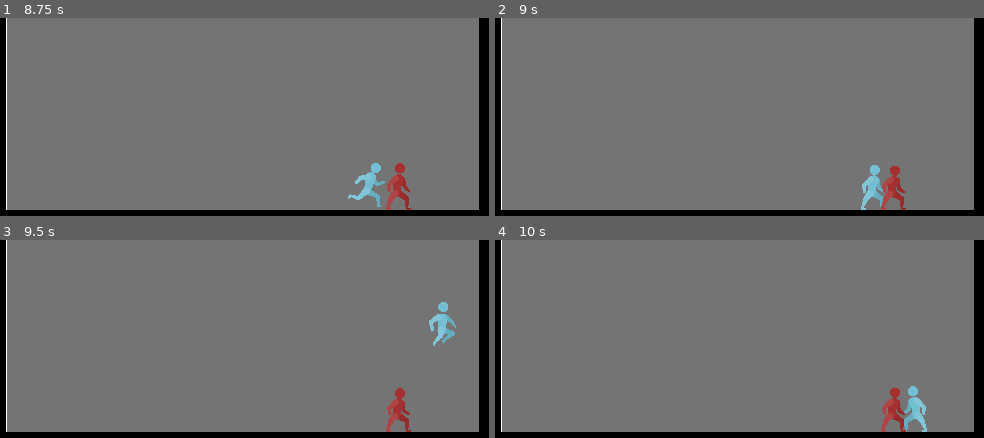
Above: before the commit, frames 1-4 (two rows, left to right).
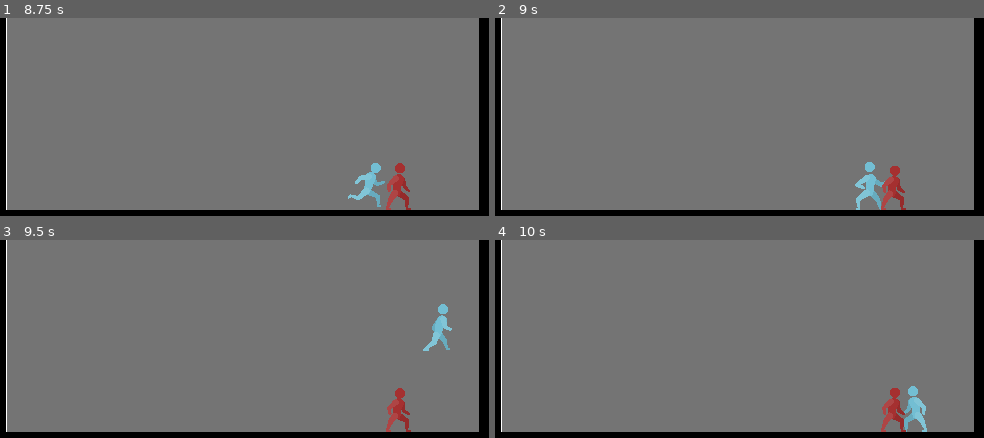
Above: after the commit, the same moments.

Repository: Paraldos/stickfigure
Game: Godot game, scene res://world.tscn
Two runs of this game, one before a commit and one after it. Both use one fixed random seed, a clock stepped at 60 frames per second and the inputs below.
Inputs (mouse positions are in pixels of both pictures, inside the frame that each line leads up to):
- Up to frame 1 (8.75 s): move the mouse to (415, 164) at 0.52 s; hold D (right) 0.53-2.03 s; click (415, 164) at 0.6 s; tap Space (jump) at 0.77, 1.52, 3.02, 3.77, 4.52, 6.02, 6.77, 7.52 s; move the mouse to (171, 196) at 1.27 s; click (171, 196) at 1.35 s; move the mouse to (342, 109) at 2.02 s; hold A (left) 2.03-2.78 s; click (342, 109) at 2.1 s; move the mouse to (outside the picture) at 2.77 s; hold D (right) 2.78-4.28 s; click (outside the picture) at 2.85 s; move the mouse to (outside the picture) at 3.52 s; click (outside the picture) at 3.6 s; move the mouse to (112, 130) at 4.27 s; hold A (left) 4.28-5.03 s; click (112, 130) at 4.35 s; move the mouse to (317, 180) at 5.02 s; hold D (right) 5.03-5.78 s; click (317, 180) at 5.1 s; move the mouse to (200, 99) at 5.77 s; hold A (left) 5.78-7.28 s; click (200, 99) at 5.85 s; move the mouse to (415, 164) at 6.52 s; click (415, 164) at 6.6 s; move the mouse to (171, 196) at 7.27 s; hold D (right) from 7.28 s (still down); click (171, 196) at 7.35 s; move the mouse to (342, 109) at 8.02 s; click (342, 109) at 8.1 s
- Up to frame 2 (9 s): keep holding D (right); move the mouse to (outside the picture) at 8.77 s; click (outside the picture) at 8.85 s
- Up to frame 3 (9.5 s): keep holding D (right); tap Space (jump) at 9.02 s
- Up to frame 4 (10 s): move the mouse to (outside the picture) at 9.52 s; release D (right) at 9.53 s; hold A (left) from 9.53 s (still down); click (outside the picture) at 9.6 s; tap Space (jump) at 9.77 s

Frame 1 is identical in both runs. In frame 2, 0.5% of the frame differs, in the area x 73-80%, y 72-97%; in frame 3, 0.5%; in frame 4, nothing differs.

Commit message:
experimenting with 3d

Diff:
--- a/project.godot
+++ b/project.godot
@@ -39,6 +39,11 @@
 "events": [Object(InputEventKey,"resource_local_to_scene":false,"resource_name":"","device":-1,"window_id":0,"alt_press …(191 unchanged characters)…
 ]
 }
+attack={
+"deadzone": 0.2,
+"events": [Object(InputEventMouseButton,"resource_local_to_scene":false,"resource_name":"","device":-1,"window_id":0,"alt_pressed":false,"shift_pressed":false,"ctrl_pressed":false,"meta_pressed":false,"button_mask":0,"position":Vector2(0, 0),"global_position":Vector2(0, 0),"factor":1.0,"button_index":1,"canceled":false,"pressed":false,"double_click":false,"script":null)
+]
+}
 
 [rendering]
 
--- a/stickman/player/player.gd
+++ b/stickman/player/player.gd
@@ -3,6 +3,11 @@
 func _physics_process(delta):
 	_move(delta)
 	super(delta)
+	_attack()
+
+func _attack():
+	if Input.is_action_just_pressed("attack") and is_on_floor() and velocity.x == 0:
+		state_machine.travel('punch')
 
 func _move(delta):
 	velocity.y += gravity * delta
--- a/stickman/stickman.tscn
+++ b/stickman/stickman.tscn
@@ -252,7 +252,8 @@
 
 [sub_resource type="Animation" id="Animation_qlvw8"]
 resource_name = "punch"
-length = 1.2
+length = 0.7
+step = 0.05
 tracks/0/type = "value"
 tracks/0/imported = false
 tracks/0/enabled = true
@@ -260,7 +261,7 @@
 tracks/0/interp = 1
 tracks/0/loop_wrap = true
 tracks/0/keys = {
-"times": PackedFloat32Array(0, 0.2, 0.4, 0.5, 0.70000005, 0.9, 1.1, 1.2),
+"times": PackedFloat32Array(0, 0.1, 0.23333333, 0.3, 0.40000004, 0.5, 0.6, 0.7),
 "transitions": PackedFloat32Array(1, 1, 1, 1, 1, 1, 1, 1),
 "update": 0,
 "values": [PackedVector2Array(-17, 30, -15, 30, -13, 21, -4, 15), PackedVector2Array(-17, 30, -15, 30, -16, 21, -7, 14) …(332 unchanged characters)…
@@ -272,7 +273,7 @@
 tracks/1/interp = 1
 tracks/1/loop_wrap = true
 tracks/1/keys = {
-"times": PackedFloat32Array(0, 0.2, 0.4, 0.5, 0.7, 0.9, 1.1, 1.2),
+"times": PackedFloat32Array(0, 0.1, 0.23333333, 0.3, 0.39999992, 0.5, 0.6, 0.7),
 "transitions": PackedFloat32Array(1, 1, 1, 1, 1, 1, 1, 1),
 "update": 0,
 "values": [PackedVector2Array(8, 30, 7, 30, 5, 20, 0, 15), PackedVector2Array(9, 30, 7, 30, 4, 21, -1, 15), PackedVecto …(284 unchanged characters)…
@@ -284,7 +285,7 @@
 tracks/2/interp = 1
 tracks/2/loop_wrap = true
 tracks/2/keys = {
-"times": PackedFloat32Array(0, 0.2, 0.4, 0.5, 0.7, 0.9, 1.1, 1.2),
+"times": PackedFloat32Array(0, 0.1, 0.23333333, 0.3, 0.39999992, 0.5, 0.6, 0.7),
 "transitions": PackedFloat32Array(1, 1, 1, 1, 1, 1, 1, 1),
 "update": 0,
 "values": [PackedVector2Array(11, 1, 5, 10, 3, 2), PackedVector2Array(17, 0, 8, 6, -1, 1), PackedVector2Array(17, 0, 8, …(213 unchanged characters)…
@@ -296,7 +297,7 @@
 tracks/3/interp = 1
 tracks/3/loop_wrap = true
 tracks/3/keys = {
-"times": PackedFloat32Array(0, 0.2, 0.4, 0.5, 0.7, 0.9, 1.1, 1.2),
+"times": PackedFloat32Array(0, 0.1, 0.23333333, 0.3, 0.39999992, 0.5, 0.6, 0.7),
 "transitions": PackedFloat32Array(1, 1, 1, 1, 1, 1, 1, 1),
 "update": 0,
 "values": [PackedVector2Array(-9, 11, -12, 5, -3, -1), PackedVector2Array(-10, 9, -17, 6, -7, -1), PackedVector2Array(- …(231 unchanged characters)…
@@ -308,7 +309,7 @@
 tracks/4/interp = 1
 tracks/4/loop_wrap = true
 tracks/4/keys = {
-"times": PackedFloat32Array(0, 0.2, 0.4, 0.5, 0.7, 0.9, 1.1, 1.2),
+"times": PackedFloat32Array(0, 0.1, 0.23333333, 0.3, 0.39999992, 0.5, 0.6, 0.7),
 "transitions": PackedFloat32Array(1, 1, 1, 1, 1, 1, 1, 1),
 "update": 0,
 "values": [PackedVector2Array(0, 0, -2, 7, -2, 14), PackedVector2Array(-3, 0, -4, 7, -4, 14), PackedVector2Array(-3, 0, …(218 unchanged characters)…
@@ -320,7 +321,7 @@
 tracks/5/interp = 1
 tracks/5/loop_wrap = true
 tracks/5/keys = {
-"times": PackedFloat32Array(0, 0.2, 0.4, 0.5, 0.7, 0.9, 1.1, 1.2),
+"times": PackedFloat32Array(0, 0.1, 0.23333333, 0.3, 0.39999992, 0.5, 0.6, 0.7),
 "transitions": PackedFloat32Array(1, 1, 1, 1, 1, 1, 1, 1),
 "update": 0,
 "values": [Vector2(0, -3), Vector2(-5, -3), Vector2(-5, -3), Vector2(21, 4), Vector2(22, 8), Vector2(17, 4), Vector2(0, -1), Vector2(0, -3)]
@@ -497,6 +498,9 @@
 [sub_resource type="AnimationNodeAnimation" id="AnimationNodeAnimation_iu0mg"]
 animation = &"idle"
 
+[sub_resource type="AnimationNodeAnimation" id="AnimationNodeAnimation_eayeq"]
+animation = &"punch"
+
 [sub_resource type="AnimationNodeAnimation" id="AnimationNodeAnimation_ib2ok"]
 animation = &"run"
 
@@ -520,18 +524,27 @@
 
 [sub_resource type="AnimationNodeStateMachineTransition" id="AnimationNodeStateMachineTransition_kgv80"]
 
+[sub_resource type="AnimationNodeStateMachineTransition" id="AnimationNodeStateMachineTransition_8aqkv"]
+
+[sub_resource type="AnimationNodeStateMachineTransition" id="AnimationNodeStateMachineTransition_6vdjo"]
+
+[sub_resource type="AnimationNodeStateMachineTransition" id="AnimationNodeStateMachineTransition_3mtg0"]
+switch_mode = 2
+
 [sub_resource type="AnimationNodeStateMachine" id="AnimationNodeStateMachine_dnb3y"]
-states/End/position = Vector2(560, 100)
+states/End/position = Vector2(737, 100)
 states/down/node = SubResource("AnimationNodeAnimation_kgv80")
 states/down/position = Vector2(299, 203)
 states/idle/node = SubResource("AnimationNodeAnimation_iu0mg")
 states/idle/position = Vector2(299, 100)
+states/punch/node = SubResource("AnimationNodeAnimation_eayeq")
+states/punch/position = Vector2(433, 7)
 states/run/node = SubResource("AnimationNodeAnimation_ib2ok")
 states/run/position = Vector2(433, 100)
 states/up/node = SubResource("AnimationNodeAnimation_lke8o")
 states/up/position = Vector2(433, 203)
-transitions = ["Start", "idle", SubResource("AnimationNodeSt …(495 unchanged characters)… mationNodeStateMachineTransition_kgv80")]
-graph_offset = Vector2(-24, 35)
+transitions = ["Start", "idle", SubResource("AnimationNodeSt …(495 unchanged characters)… mationNodeStateMachineTransition_kgv80"), "run", "punch", SubResource("AnimationNodeStateMachineTransition_8aqkv"), "idle", "punch", SubResource("AnimationNodeStateMachineTransition_6vdjo"), "punch", "idle", SubResource("AnimationNodeStateMachineTransition_3mtg0")]
+graph_offset = Vector2(-114, -26)
 
 [sub_resource type="RectangleShape2D" id="RectangleShape2D_iu0mg"]
 size = Vector2(20, 48)
Not shown: 1 places in stickman/stickman.tscn that only renumber resources
